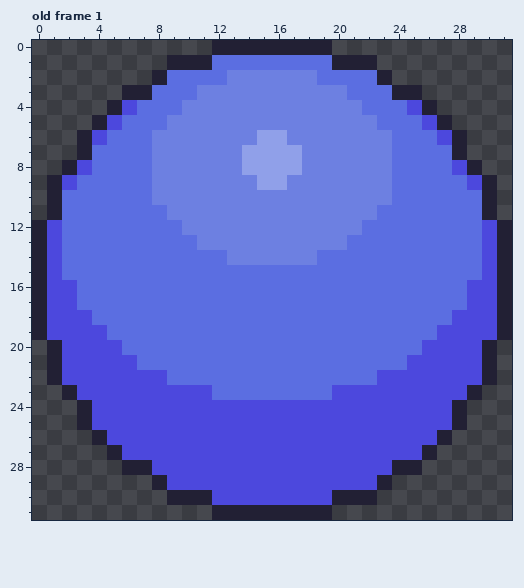
Two versions of one pixel-art file, objects/WIP/DZ/Palates/layered ramp.aseprite. This is how it looked before the edit.
32x32 pixels, 1 frame. Colours within 5 levels of each other are drawn and written as one. Shown: old frame 1. The commit also changed other frames, which this record leaves out.
Once edited:
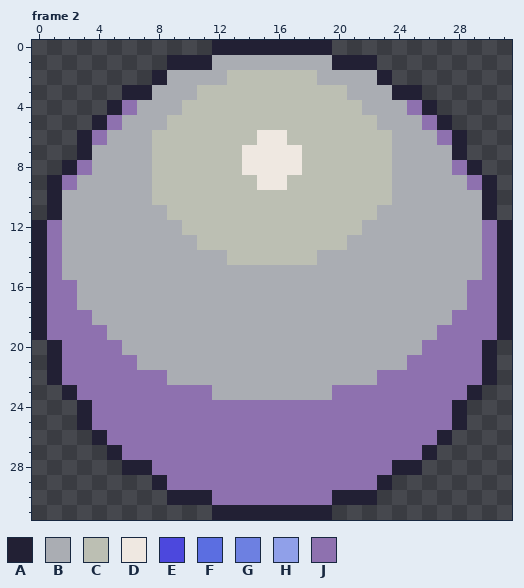
Palette (. is transparent): A #222034  B #aaadb3  C #bcbfb3  D #efe8e1  E #4c48dd  F #5b6ee1  G #6d80e1  H #90a0e9  J #8e71af
A new or re-ordered frame is compared with the old frame closest to it.
Difference:
frames 1 -> 32
layer "gloss" blend soft light -> addition
Changed rows in their new state; - is an unchanged pixel.
Frame 2 is new; against old frame 1, layers "gloss", "Layer 1":
first column x 1:
 1 -----------BBBBBBBB-----------
 2 --------BBBBCCCCCCBBBB--------
 3 -------BBBCCCCCCCCCCBBB-------
 4 -----JBBBCCCCCCCCCCCCBBBJ-----
 5 ----JBBBCCCCCCCCCCCCCCBBBJ----
 6 ---JBBBCCCCCCCDDCCCCCCCBBBJ---
 7 ---BBBBCCCCCCDDDDCCCCCCBBBB---
 8 --JBBBBCCCCCCDDDDCCCCCCBBBBJ--
 9 -JBBBBBCCCCCCCDDCCCCCCCBBBBBJ-
10 -BBBBBBCCCCCCCCCCCCCCCCBBBBBB-
11 -BBBBBBBCCCCCCCCCCCCCCBBBBBBB-
12 JBBBBBBBBCCCCCCCCCCCCBBBBBBBBJ
13 JBBBBBBBBBCCCCCCCCCCBBBBBBBBBJ
14 JBBBBBBBBBBBCCCCCCBBBBBBBBBBBJ
15 JBBBBBBBBBBBBBBBBBBBBBBBBBBBBJ
16 JJBBBBBBBBBBBBBBBBBBBBBBBBBBJJ
17 JJBBBBBBBBBBBBBBBBBBBBBBBBBBJJ
18 JJJBBBBBBBBBBBBBBBBBBBBBBBBJJJ
19 JJJJBBBBBBBBBBBBBBBBBBBBBBJJJJ
20 -JJJJBBBBBBBBBBBBBBBBBBBBJJJJ-
21 -JJJJJBBBBBBBBBBBBBBBBBBJJJJJ-
22 -JJJJJJJBBBBBBBBBBBBBBJJJJJJJ-
23 --JJJJJJJJJBBBBBBBBJJJJJJJJJ--
24 ---JJJJJJJJJJJJJJJJJJJJJJJJ---
25 ---JJJJJJJJJJJJJJJJJJJJJJJJ---
26 ----JJJJJJJJJJJJJJJJJJJJJJ----
27 -----JJJJJJJJJJJJJJJJJJJJ-----
28 -------JJJJJJJJJJJJJJJJ-------
29 --------JJJJJJJJJJJJJJ--------
30 -----------JJJJJJJJ-----------
Pixel boxes of the changes (left, top, right, bottom) in both pictures:
changed: (47, 55, 497, 505)
